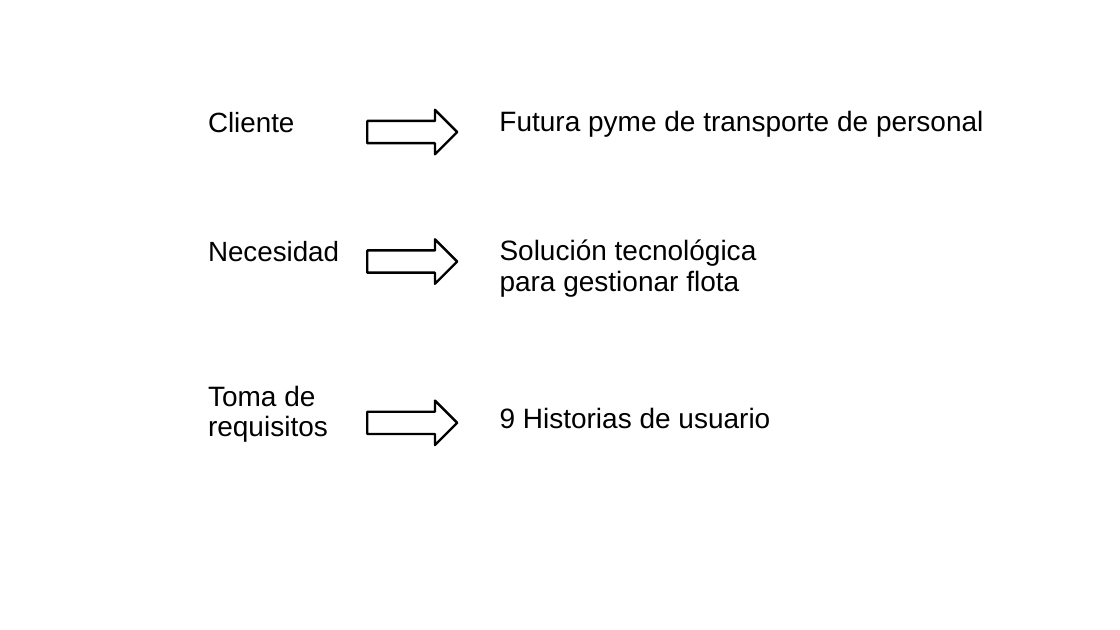
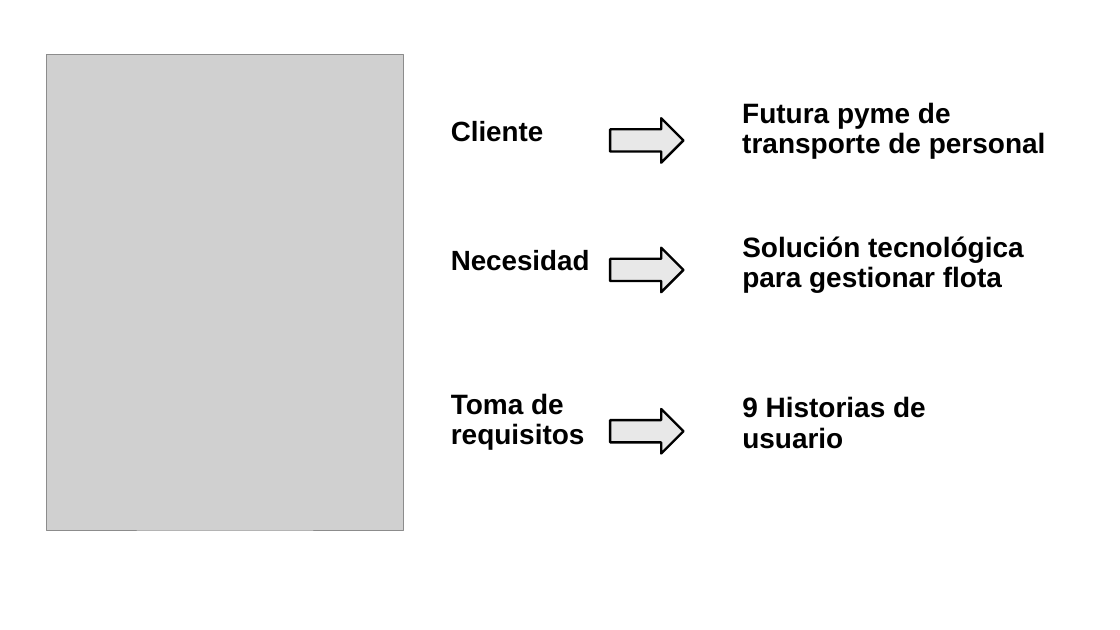
Before and after one commit to Ikvillaseca/capstoneADI, a slide deck: slide 2 of Fase 3/Evidencias Grupales/Presentación Final del proyecto (Español).pptx. Drawn at 1120x630 pixels with LibreOffice and Linux fonts; fonts in the diff are those of the drawing; grey boxes stand for pictures; background and template pictures are left out. Boxes give left, top, right and bottom in pixels: in the first picture for what was removed or moved away, otherwise in the second. Text is boxed around its words. In the diff, an @@ line names an element or a change of style, - is before the commit and + after.

```diff
--- a/Fase 3/Evidencias Grupales/Presentación Final del proyecto (Español).pptx
+++ b/Fase 3/Evidencias Grupales/Presentación Final del proyecto (Español).pptx
@@ picture added at [46, 55, 403, 530] @@
@@ right arrow removed at [367, 110, 457, 155] @@
@@ text "Cliente": place and size @@
-text "Cliente" at [208, 112, 294, 133]
+text "Cliente" at [451, 121, 543, 142]
@@ right arrow added at [610, 118, 683, 163], fill #E8E8E8, outline #000000 2 pt @@
@@ text "Futura pyme de transporte de ...": place and size @@
-text "Futura pyme de transporte de ..." at [499, 110, 983, 136]
+text "Futura pyme de transporte de ..." at [742, 102, 1046, 158]
@@ right arrow removed at [367, 239, 457, 284] @@
@@ bold on in 6 elements at [742, 102, 1046, 158], [742, 396, 926, 449], [451, 250, 590, 271], [451, 393, 585, 450], [451, 121, 543, 142], [742, 236, 1023, 292] @@
@@ text "Solución tecnológica para gestionar flota": place and size @@
-text "Solución tecnológica para gestionar flota" at [500, 239, 757, 296]
+text "Solución tecnológica para gestionar flota" at [742, 236, 1023, 292]
@@ text "Necesidad": place and size @@
-text "Necesidad" at [208, 241, 339, 262]
+text "Necesidad" at [451, 250, 590, 271]
@@ right arrow added at [610, 248, 683, 292], fill #E8E8E8, outline #000000 2 pt @@
@@ text "Toma de requisitos": place and size @@
-text "Toma de requisitos" at [208, 385, 328, 441]
+text "Toma de requisitos" at [451, 393, 585, 450]
@@ right arrow removed at [367, 401, 457, 445] @@
@@ right arrow added at [610, 409, 683, 454], fill #E8E8E8, outline #000000 2 pt @@
@@ text "9 Historias de usuario": place and size @@
-text "9 Historias de usuario" at [500, 407, 770, 429]
+text "9 Historias de usuario" at [742, 396, 926, 449]
```
Also in this commit, not shown: 19 other slides changed, 15 slides added, 4 slides removed.
